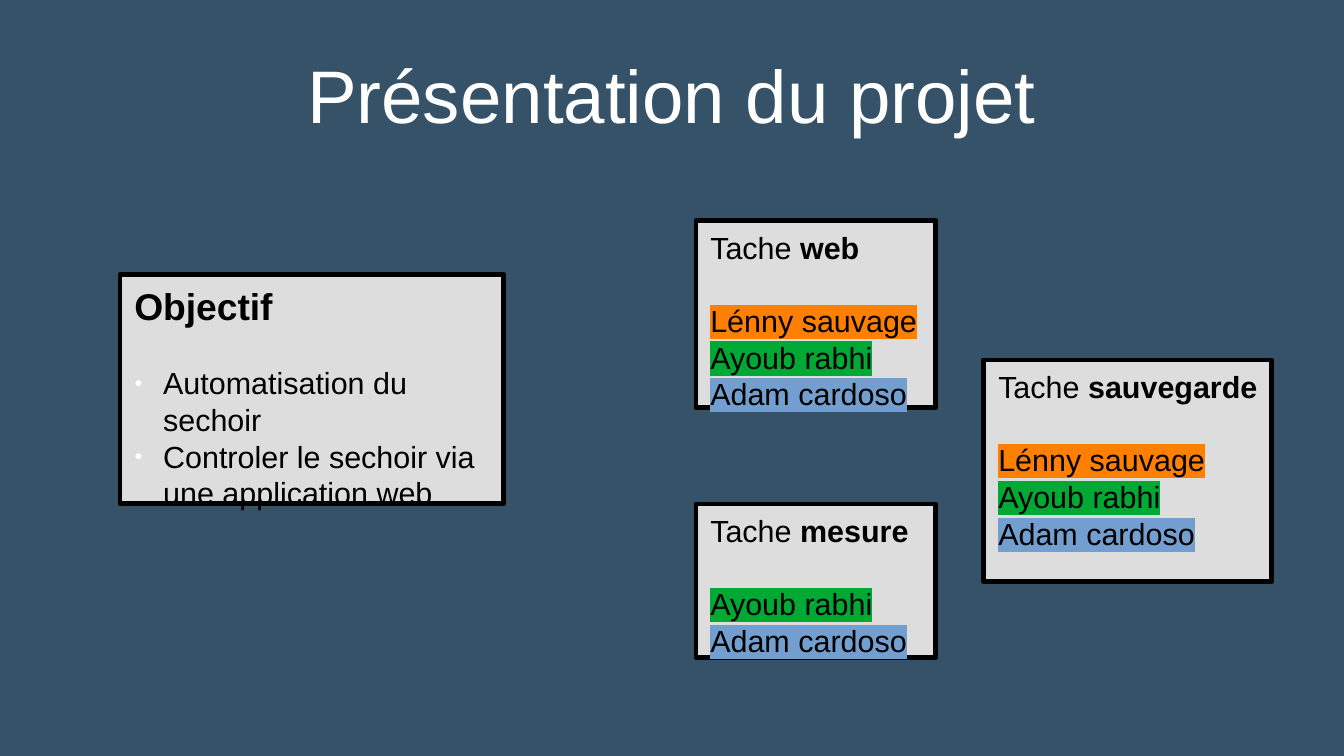
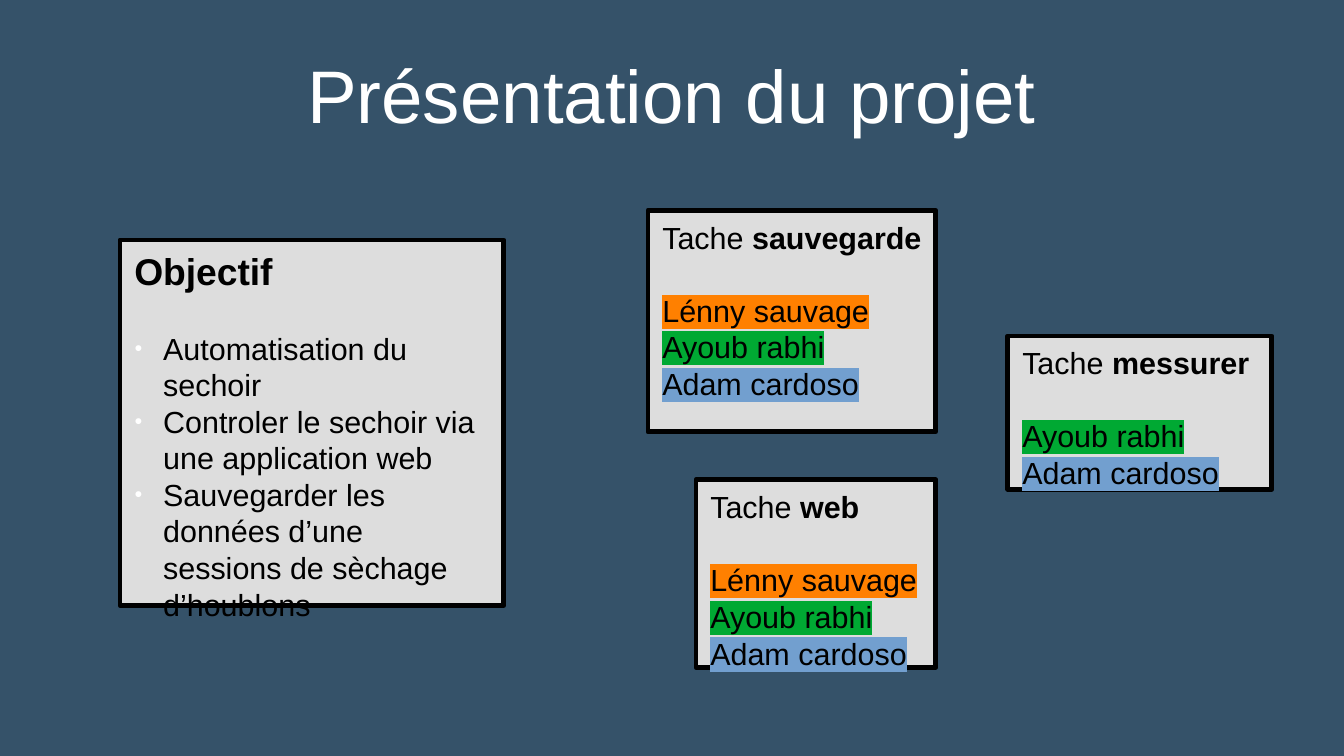
Before and after one commit to Sauvage89/sechoir-houblon, a slide deck: slide 3 of doc/diaporama/revue1.odp. Drawn at 1344x756 pixels with LibreOffice and Linux fonts; fonts in the diff are those of the drawing. Boxes give left, top, right and bottom in pixels: in the first picture for what was removed or moved away, otherwise in the second. Text is boxed around its words. In the diff, an @@ line names an element or a change of style, - is before the commit and + after.

Commit message:
doc: Ajout des diapo de présentation du projet, présentation de l'entreprise, materiel, logiciel et langage utilisé; ajout de la 'feuille de route' pour avoir un texte a suivre pour la présentation de la revue1

```diff
--- a/doc/diaporama/revue1.odp
+++ b/doc/diaporama/revue1.odp
@@ rectangle "Tache sauvegarde" resized from (x1=696, y1=221, x2=937, y2=409) to (x1=648, y1=211, x2=935, y2=433) @@
@@ text in rectangle at (x1=662, y1=227, x2=921, y2=255): text changed; bold on @@
-Tache web
+Tache sauvegarde
@@ rectangle "Objectif" resized from (x1=120, y1=274, x2=504, y2=504) to (x1=120, y1=240, x2=504, y2=606) @@
@@ rectangle "Tache messurer" resized from (x1=984, y1=360, x2=1272, y2=582) to (x1=1009, y1=337, x2=1273, y2=490) @@
@@ text in rectangle at (x1=1022, y1=352, x2=1249, y2=375): text changed; bold on @@
-Tache sauvegarde
-Lénny sauvage
+Tache messurer
@@ text in rectangle at (x1=163, y1=484, x2=447, y2=616): paragraph added @@
+● Sauvegarder les données d’une sessions de sèchage d’houblons
@@ rectangle "Tache web" resized from (x1=696, y1=504, x2=937, y2=657) to (x1=696, y1=481, x2=937, y2=668) @@
@@ text in rectangle at (x1=710, y1=496, x2=917, y2=597): text changed; bold off @@
-Tache mesure
+Tache web
+Lénny sauvage
```
Also in this commit, not shown: 3 other slides changed, 1 slide added, 2 slides removed, 1 other file.
